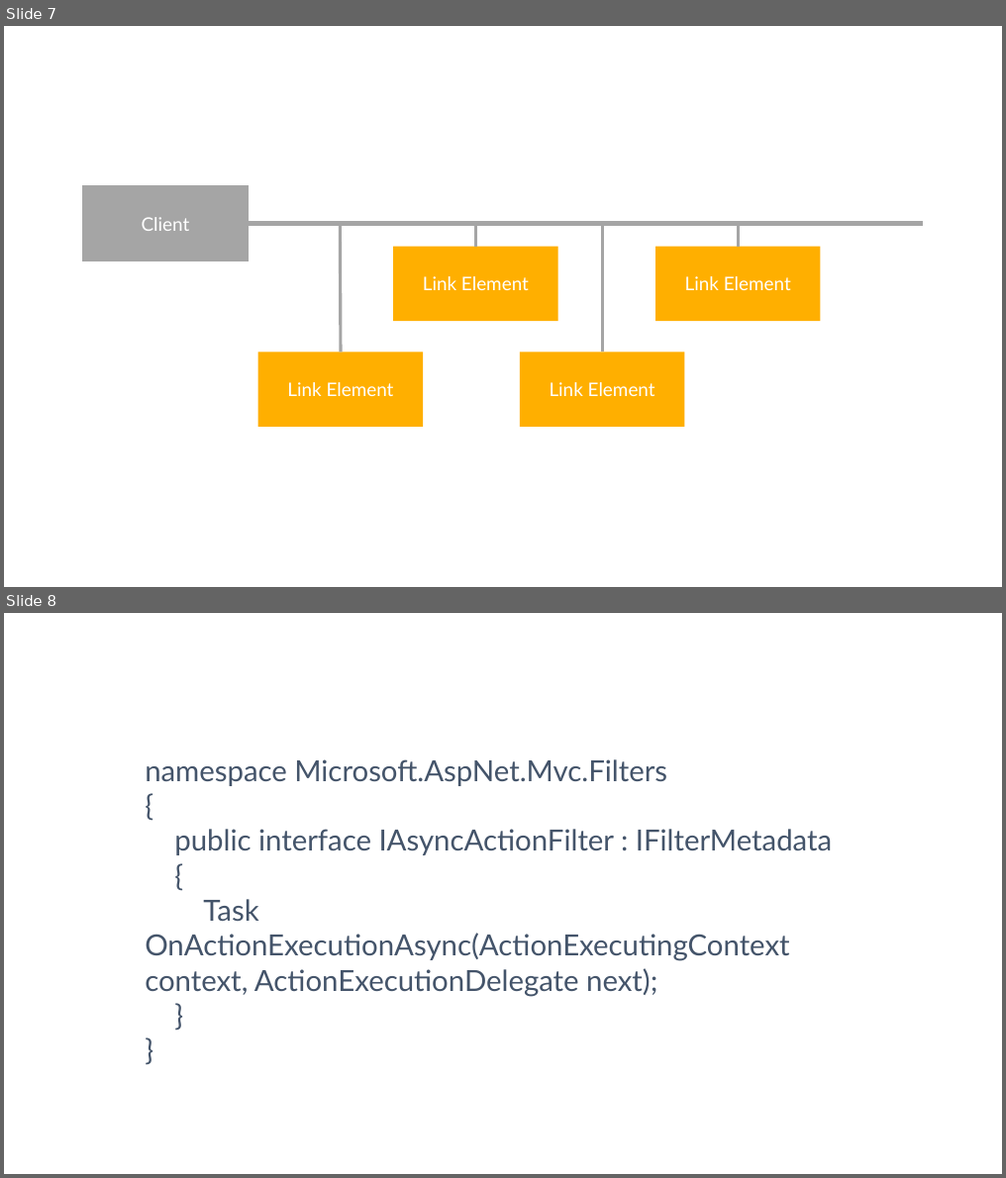
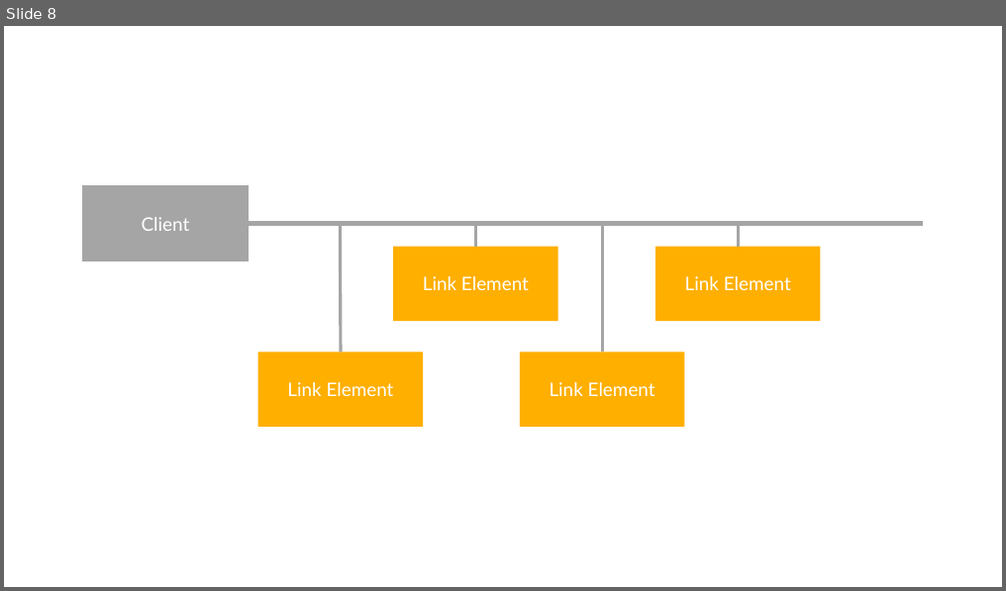
Before and after one commit to danielmarbach/async-dolls, a slide deck: presentation.pptx. Shown one above the other, each under a label of ours: slides 7 and 8 before the commit, slide 8 after it. The pictures are 1006x1178 and 1006x591 pixels, drawn with LibreOffice and Linux fonts; fonts in the diff are those of the drawing. Boxes give left, top, right and bottom in pixels: in the first picture for what was removed or moved away, otherwise in the second. Text is boxed around its words. In the diff, an @@ line names an element or a change of style, - is before the commit and + after.

```diff
--- a/presentation.pptx
+++ b/presentation.pptx
@@ slide 8 removed at bbox=[4, 613, 1002, 1174], background #FFFFFF @@
@@ text removed at bbox=[145, 760, 832, 996] @@
-namespace Microsoft.AspNet.Mvc.Filters
-{
-public interface IAsyncActionFilter : IFilterMetadata
-{
-Task OnActionExecutionAsync(ActionExecutingContext context, ActionExecutionDelegate next);
-}
-}
@@ what was slide 7 is now slide 8 @@
```
Also in this commit, not shown: 2 slides changed, 2 slides added, 1 other slide removed.
